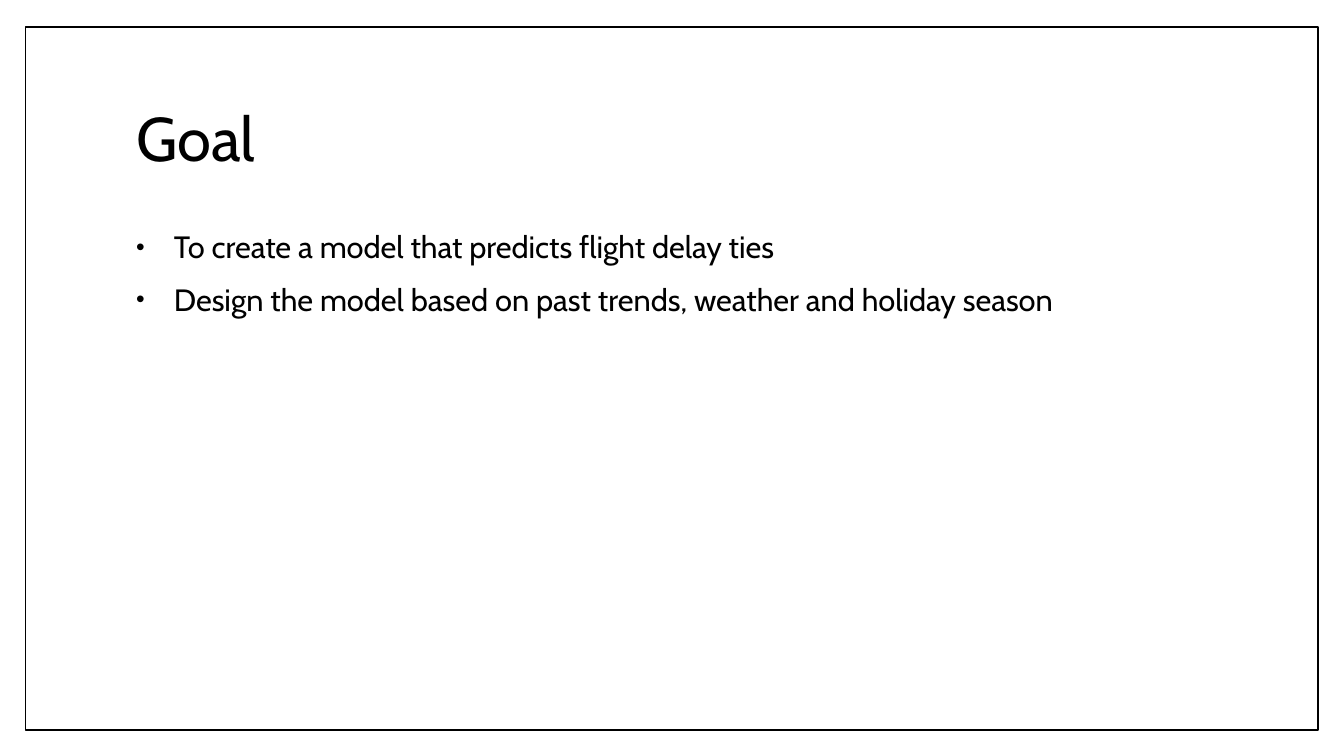
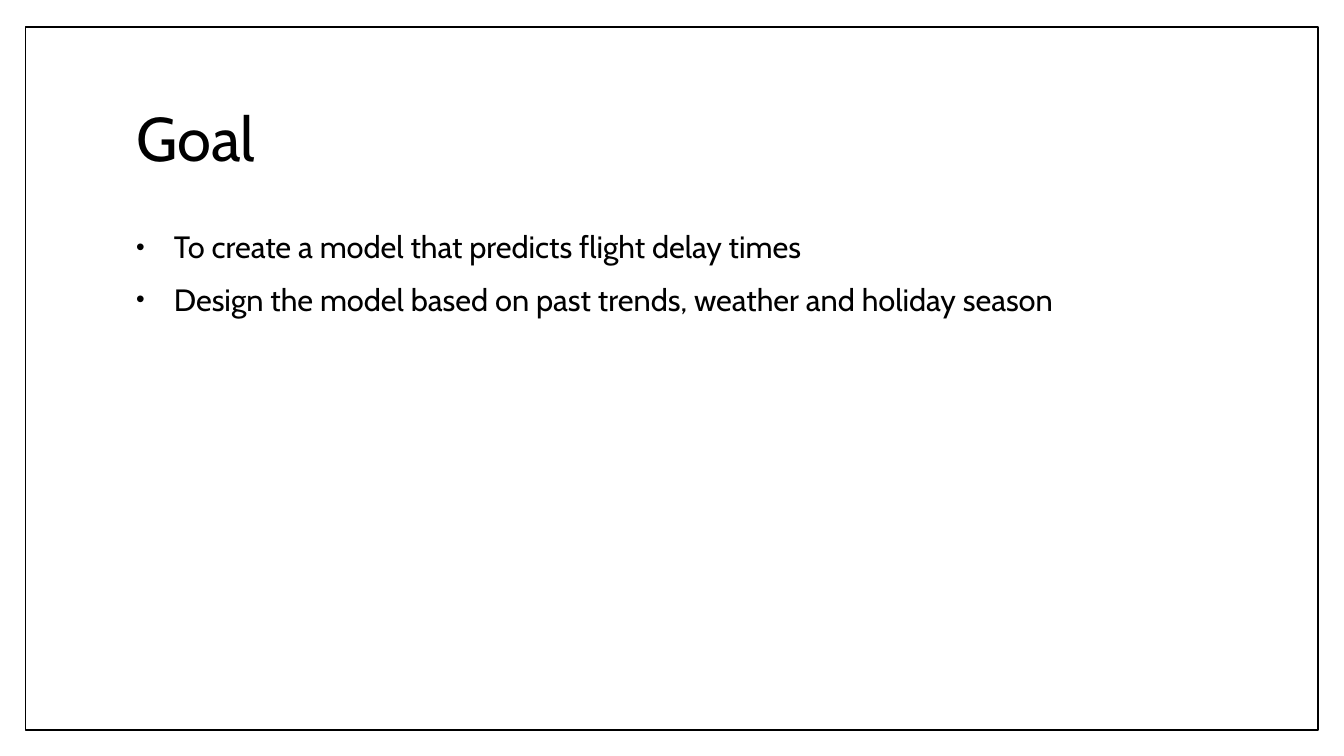
Before and after one commit to RoAjinkya/FlightDelay, a slide deck: slide 3 of docs/Final Presentation_FlightDelay.pptx. Drawn at 1344x756 pixels with LibreOffice and Linux fonts; fonts in the diff are those of the drawing. Boxes give left, top, right and bottom in pixels: in the first picture for what was removed or moved away, otherwise in the second. Text is boxed around its words. In the diff, an @@ line names an element or a change of style, - is before the commit and + after.

```diff
--- a/docs/Final Presentation_FlightDelay.pptx
+++ b/docs/Final Presentation_FlightDelay.pptx
@@ text at (174, 235, 801, 265): text changed @@
-• To create a model that predicts flight delay ties
+• To create a model that predicts flight delay times
```
Also in this commit, not shown: 7 other slides changed, 2 slides added, 2 slides removed.
